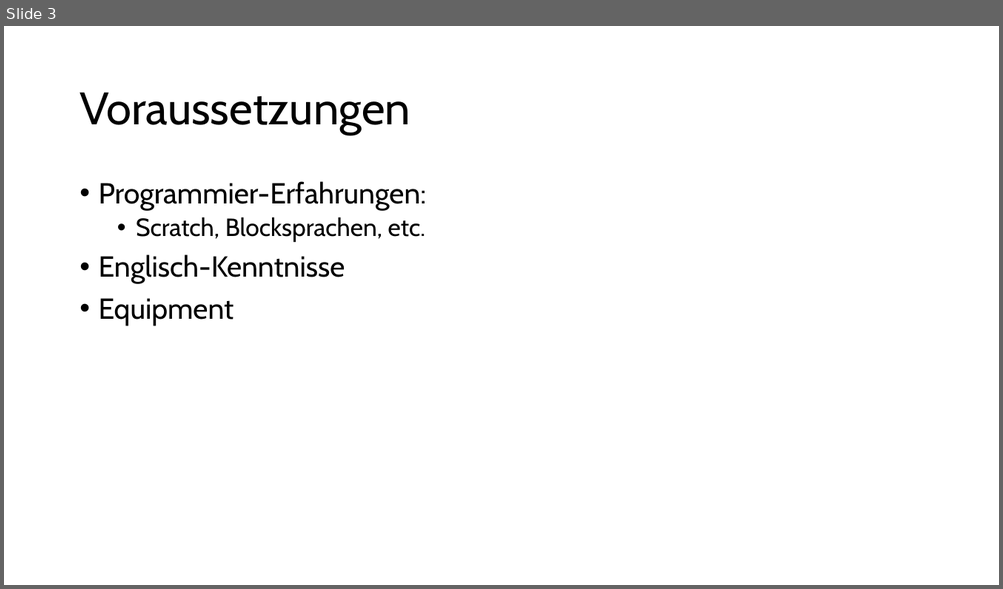
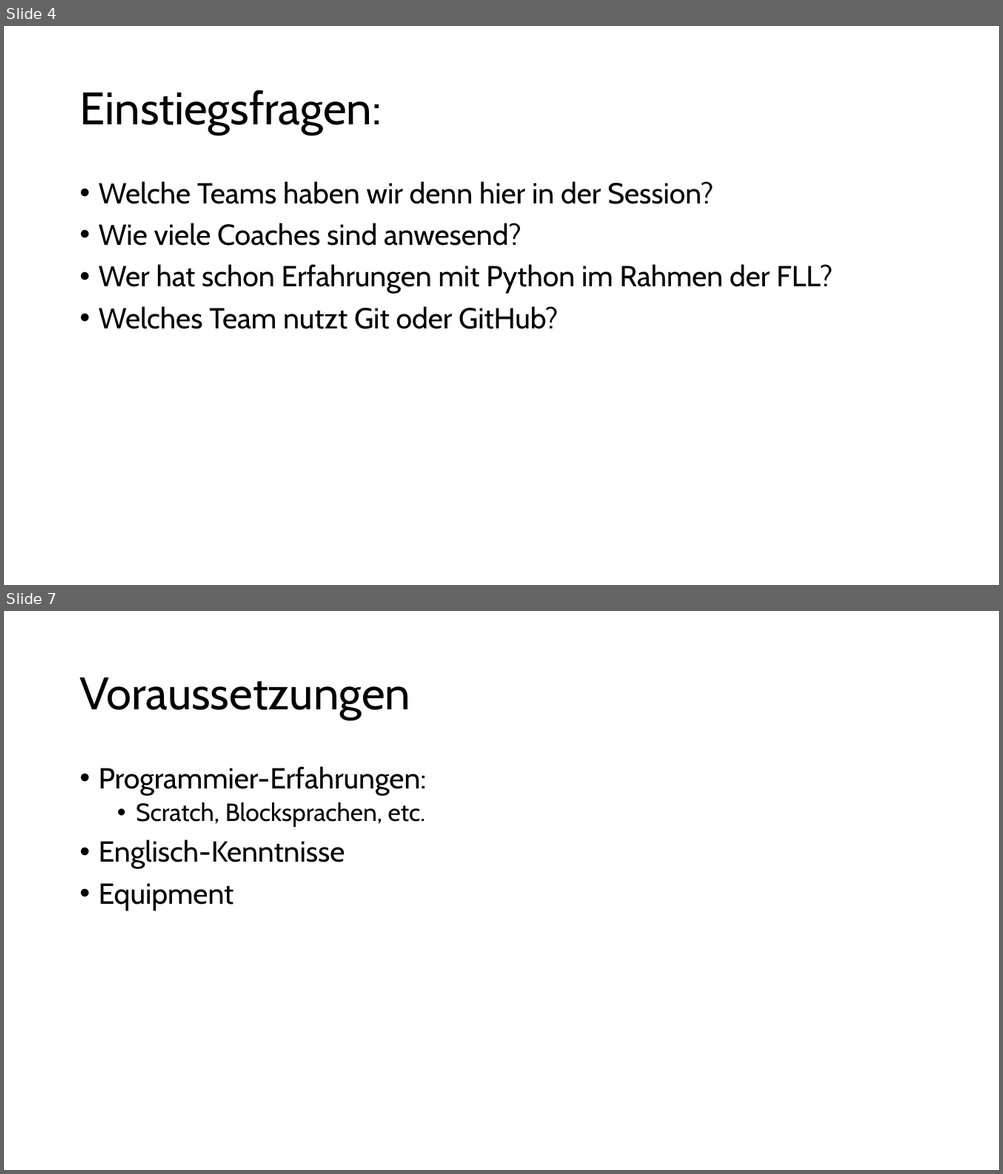
Before and after one commit to Mac-Lego-RMS/HoT_Meetup_2024, a slide deck: HoT-Meetup_2024_Pybricks.pptx. Shown one above the other, each under a label of ours: slide 3 before the commit, slides 4 and 7 after it; the slides between them are not shown. The pictures are 1003x589 and 1003x1174 pixels, drawn with LibreOffice and Linux fonts; fonts in the diff are those of the drawing. Boxes give left, top, right and bottom in pixels: in the first picture for what was removed or moved away, otherwise in the second. Text is boxed around its words. In the diff, an @@ line names an element or a change of style, - is before the commit and + after.

```diff
--- a/HoT-Meetup_2024_Pybricks.pptx
+++ b/HoT-Meetup_2024_Pybricks.pptx
@@ slide 4 added at box(4, 26, 999, 585), background #FFFFFF @@
@@ title added at box(79, 90, 381, 135), 44 pt, text #000000 @@
+Einstiegsfragen:
@@ text added at box(99, 181, 832, 329), 28 pt, text #000000 @@
+• Welche Teams haben wir denn hier in der Session?
+• Wie viele Coaches sind anwesend?
+• Wer hat schon Erfahrungen mit Python im Rahmen der FLL?
+• Welches Team nutzt Git oder GitHub?
@@ what was slide 3 is now slide 7 @@
```
Also in this commit, not shown: 3 slides changed, 15 other slides added.
